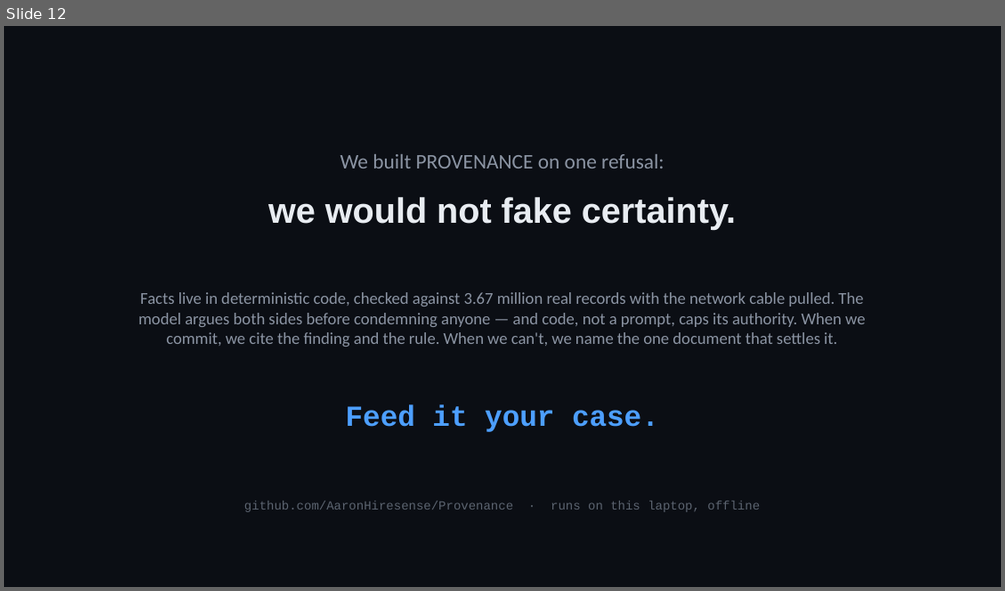
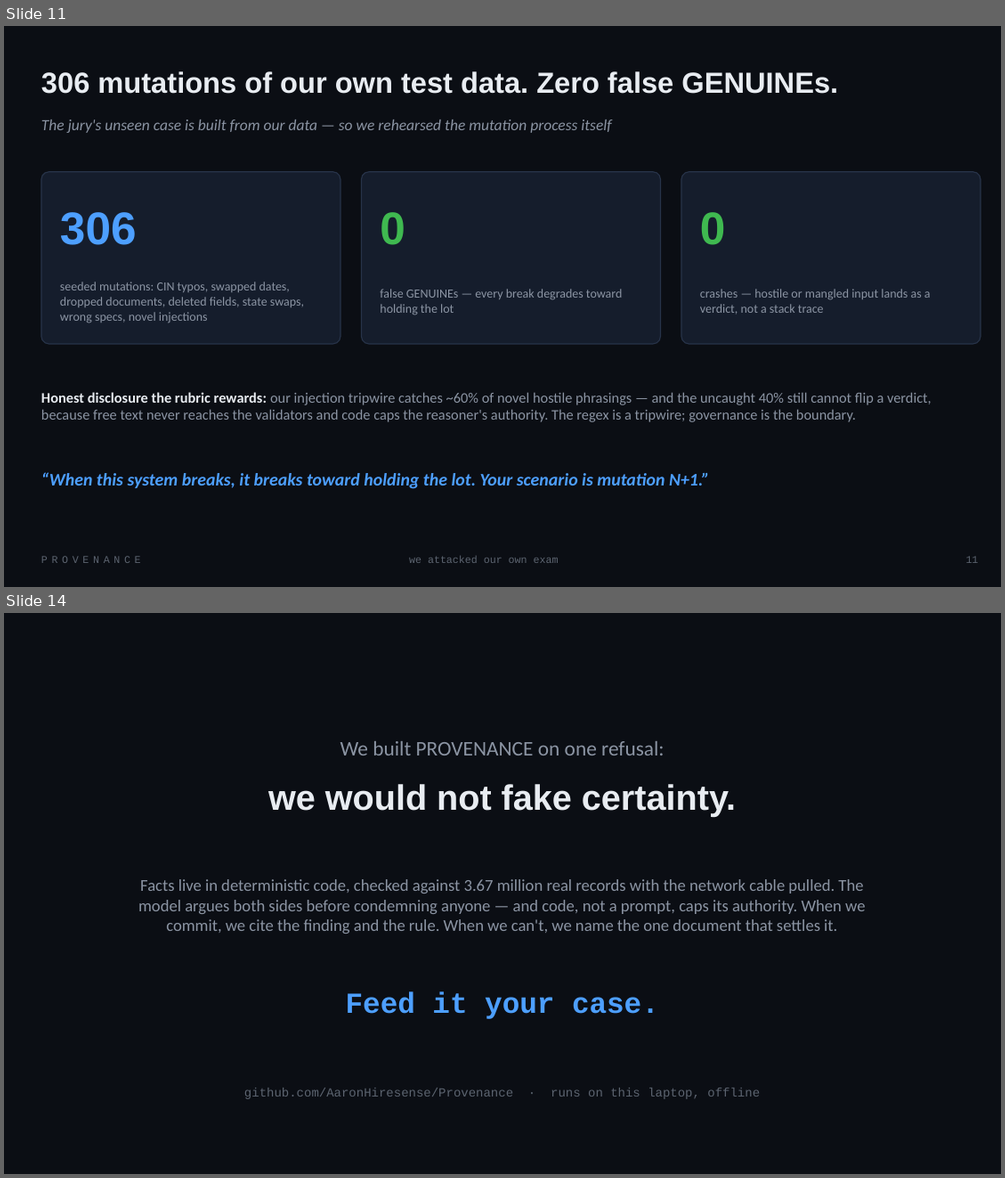
Before and after one commit to AaronHiresense/Provenance, a slide deck: docs/provenance-deck.pptx. Shown one above the other, each under a label of ours: slide 12 before the commit, slides 11 and 14 after it; the slides between them are not shown. The pictures are 1005x591 and 1005x1178 pixels, drawn with LibreOffice and Linux fonts; fonts in the diff are those of the drawing. Boxes give left, top, right and bottom in pixels: in the first picture for what was removed or moved away, otherwise in the second. Text is boxed around its words. In the diff, an @@ line names an element or a change of style, - is before the commit and + after.

```diff
--- a/docs/provenance-deck.pptx
+++ b/docs/provenance-deck.pptx
@@ slide 11 added at bbox=[4, 26, 1001, 587], background #0B0E14 @@
@@ text added at bbox=[41, 71, 838, 94], 28 pt, text #E8ECF1, bold @@
+306 mutations of our own test data. Zero false GENUINEs.
@@ text added at bbox=[41, 119, 611, 133], 15 pt, text #8B94A3, italic @@
+The jury's unseen case is built from our data — so we rehearsed the mutation process itself
@@ rounded rectangle added at bbox=[41, 172, 340, 344], fill #151D2C, outline #273349 1 pt @@
@@ rounded rectangle added at bbox=[362, 172, 661, 344], fill #151D2C, outline #273349 1 pt @@
@@ rounded rectangle added at bbox=[681, 172, 980, 344], fill #151D2C, outline #273349 1 pt @@
@@ text added at bbox=[60, 212, 137, 245], 44 pt, text #4D9FFF, bold @@
+306
@@ text added at bbox=[380, 212, 405, 245], 44 pt, text #3FB950, bold @@
+0
@@ text added at bbox=[700, 212, 726, 245], 44 pt, text #3FB950, bold @@
+0
@@ text added at bbox=[60, 281, 304, 323], 12 pt, text #8B94A3 @@
+seeded mutations: CIN typos, swapped dates, dropped documents, deleted fields, state swaps, wrong specs, novel injections
@@ text added at bbox=[380, 289, 622, 315], 12 pt, text #8B94A3 @@
+false GENUINEs — every break degrades toward holding the lot
@@ text added at bbox=[700, 289, 930, 313], 12 pt, text #8B94A3 @@
+crashes — hostile or mangled input lands as a verdict, not a stack trace
@@ text added at bbox=[41, 392, 931, 422], 14 pt, text #8B94A3 @@
+Honest disclosure the rubric rewards: our injection tripwire catches ~60% of novel hostile phrasings — and the uncaught 40% still cannot flip a verdict, because free text never reaches the validators and code caps the reasoner's authority. The regex is a tripwire; governance is the boundary.
@@ text added at bbox=[41, 472, 709, 489], 17 pt, text #4D9FFF, bold, italic @@
+“When this system breaks, it breaks toward holding the lot. Your scenario is mutation N+1.”
@@ text added at bbox=[41, 556, 141, 563], 10 pt, text #5C6470 @@
+PROVENANCE
@@ text added at bbox=[409, 556, 558, 563], 10 pt, text #5C6470 @@
+we attacked our own exam
@@ text added at bbox=[966, 556, 979, 563], 10 pt, text #5C6470 @@
+11
@@ what was slide 12 is now slide 14 @@
```
Also in this commit, not shown: 6 slides changed, 1 other slide added, 16 other files.
